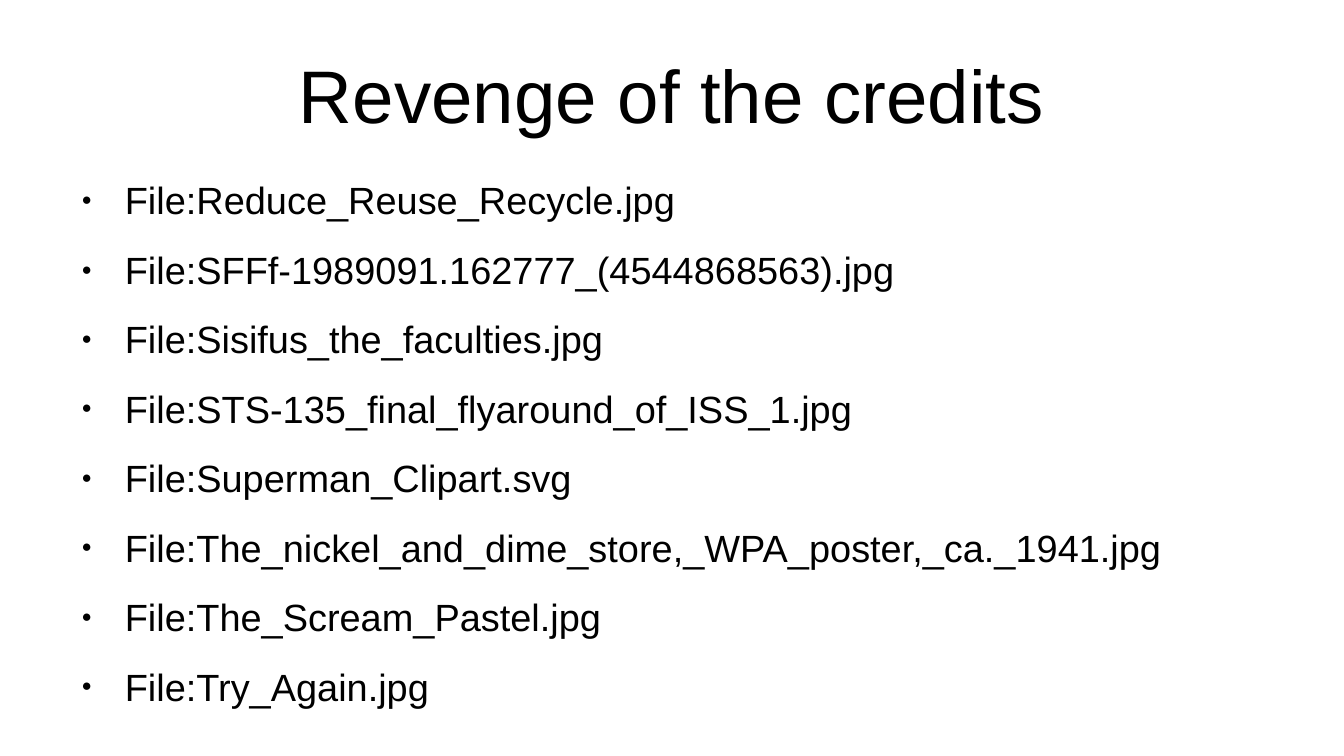
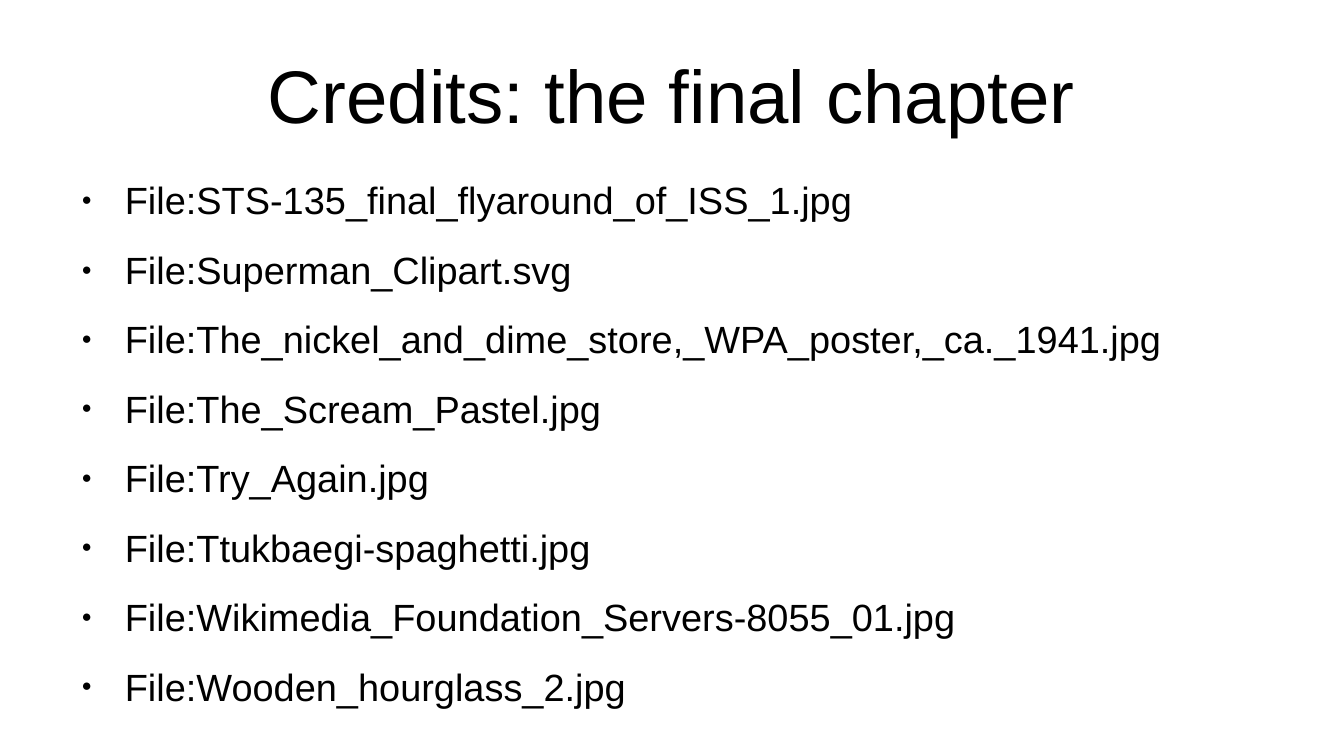
Before and after one commit to apergos/wikitalks, a slide deck: slide 97 of dumps-9-years-compressed.odp (slide 83 before the commit). Drawn at 1344x756 pixels with LibreOffice and Linux fonts; fonts in the diff are those of the drawing. Boxes give left, top, right and bottom in pixels: in the first picture for what was removed or moved away, otherwise in the second. Text is boxed around its words. In the diff, an @@ line names an element or a change of style, - is before the commit and + after.

```diff
--- a/dumps-9-years-compressed.odp
+++ b/dumps-9-years-compressed.odp
@@ title at [268,69,1074,137]: text changed @@
-Revenge of the credits
+Credits: the final chapter
@@ text at [125,186,894,360]: paragraphs removed @@
-● File:Reduce_Reuse_Recycle.jpg
-● File:SFFf-1989091.162777_(4544868563).jpg
-● File:Sisifus_the_faculties.jpg
@@ text at [125,534,955,708]: paragraphs added @@
+● File:Ttukbaegi-spaghetti.jpg
+● File:Wikimedia_Foundation_Servers-8055_01.jpg
+● File:Wooden_hourglass_2.jpg
```
Also in this commit, not shown: 10 other slides changed, 13 slides added.
